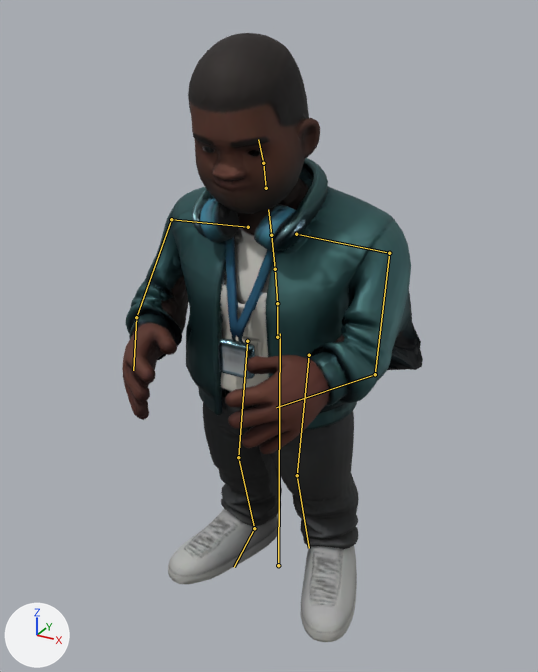
What one commit did to the glTF model web/yard/assets/staff_3.glb.
Both versions are drawn from a 50 mm camera at (1.12, -2.12, 2.07) aimed at (0.0, -0.08, 1.05). The axes (+X, +Y, +Z) are drawn at lower left. The lights are the same throughout. The older version comes first. Both versions are drawn at frame 22 of the action 'work_0'; the numbers are the values there. The bones that change, and the others that lie on the model, are drawn over the model as lines.

Names of what the first picture shows: 'character'.
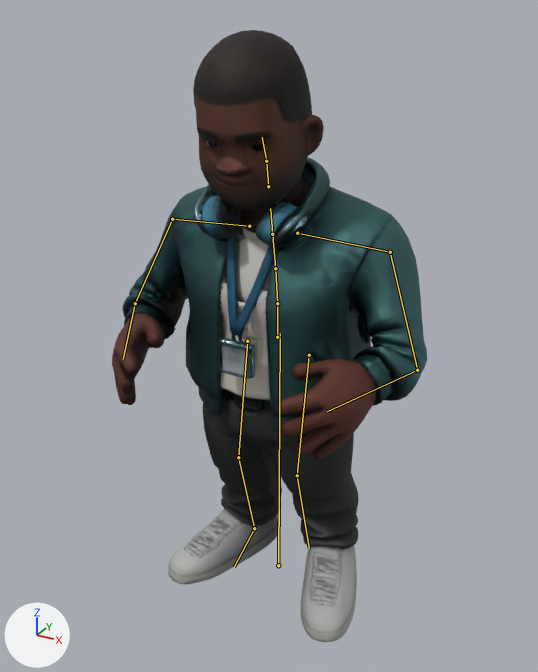
Boxes [x1, y1, x2, y2] around the edits, measured in the pictures (538 x 672 px):
'character', posed: before [122, 33, 423, 642]; after [112, 30, 427, 642]
bone 'Spine', root to tip: before (277, 303) to (275, 269); after (277, 303) to (275, 268)
bone 'Chest', root to tip: before (275, 269) to (271, 235); after (275, 268) to (272, 234)
bone 'LeftUpperArm', root to tip: before (389, 253) to (375, 374); after (390, 252) to (417, 370)
bone 'LeftLowerArm', root to tip: before (375, 374) to (276, 407); after (417, 370) to (327, 411)
bone 'RightUpperArm', root to tip: before (171, 219) to (136, 317); after (172, 219) to (135, 303)
bone 'RightLowerArm', root to tip: before (136, 317) to (133, 370); after (135, 303) to (123, 359)

The edits, one by one:
Bone 'Spine' (bone_spine) turns from (7, 0, 0) to (6, 0, 0) degrees about its own x, y and z.
Bone 'Chest' (bone_chest) turns from (4, 0, 0) to (3, 0, 0) degrees about its own x, y and z.
Bone 'LeftUpperArm' (bone_leftupperarm) turns from (-60, -7, -3) to (-38, -5, -1) degrees about its own x, y and z.
Bone 'LeftLowerArm' (bone_leftlowerarm) turns from (-40, 14, -3) to (-56, 9, -8) degrees about its own x, y and z.
Bone 'RightUpperArm' (bone_rightupperarm) turns from (-53, 8, 5) to (-33, 6, 2) degrees about its own x, y and z.
Bone 'RightLowerArm' (bone_rightlowerarm) turns from (-45, -11, 7) to (-56, -6, 10) degrees about its own x, y and z.
